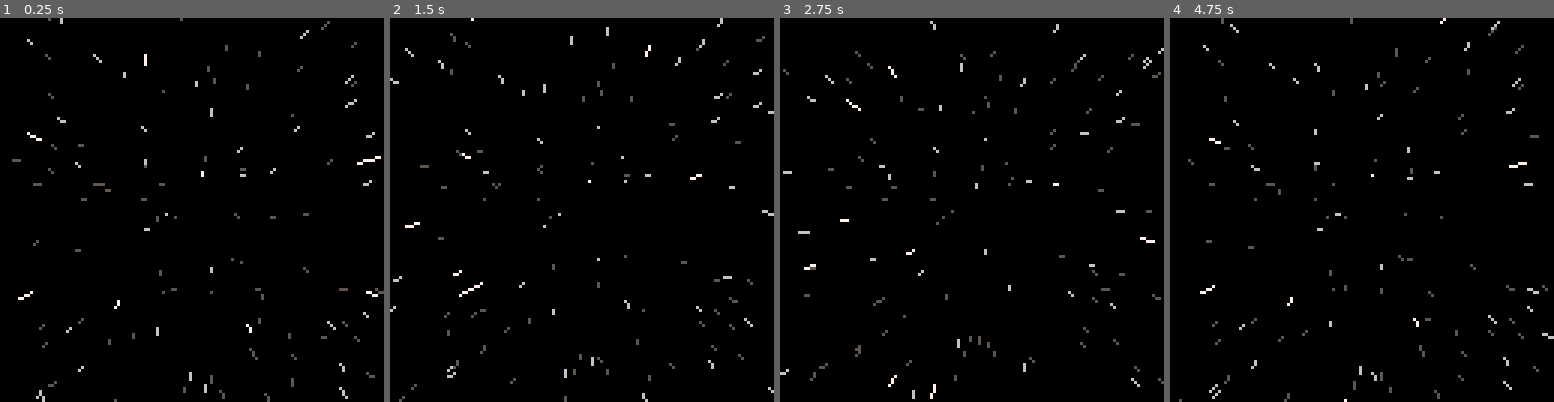
Above: before the commit, frames 1-4 (left to right).
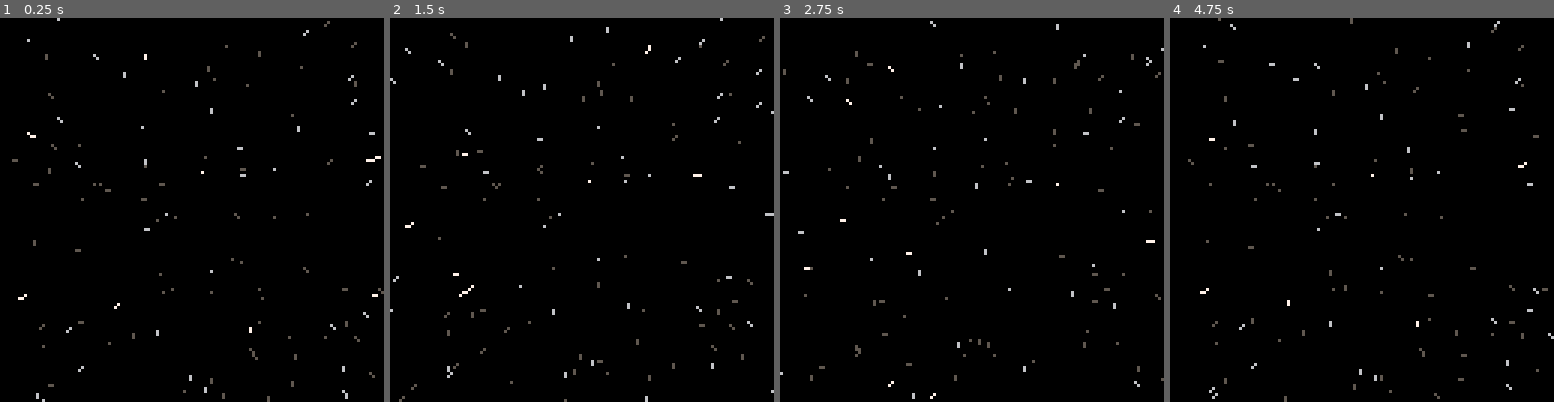
Above: after the commit, the same moments.

Repository: sroccaserra/pico-8-starfield
Game: PICO-8 cartridge carts/starfield.p8
Same seed, same stepped clock (60 frames per second), same inputs: the game is played once before the commit and once after it.
Inputs:
- Up to frame 1 (0.25 s): no input
- Up to frame 2 (1.5 s): tap O (Z key) at 0.33, 0.7, 1.43 s; tap X (X key) at 1.07 s
- Up to frame 3 (2.75 s): tap X (X key) at 2.07, 2.4, 2.73 s; tap O (Z key) at 2.22 s; hold Down from 2.42 s (still down)
- Up to frame 4 (4.75 s): release Down at 2.82 s; tap X (X key) every 0.33 s from 3.07 to 4.73 s; tap O (Z key) at 3.1, 3.98 s; hold Up 3.58-4.08 s; hold Down from 4.58 s (still down)

The runs differ from the first frame. In frame 1, 0.6% of the frame differs, in the area x 4-100%, y 0-100%; in frame 2, 0.6%; in frame 3, 0.8%, in the area x 0-100%, y 2-99%; in frame 4, 0.8%.

Commit message:
Change star trail to match z increment

Diff:
--- a/carts/starfield_star.lua
+++ b/carts/starfield_star.lua
@@ -1,6 +1,5 @@
 -- star
 
-star_trail = 2
 amplitude = 512
 
 star = {}
@@ -20,6 +19,6 @@
     return {
         x = self.x,
         y = self.y,
-        z = self.z + star_trail
+        z = self.z - z_increment
     }
 end
